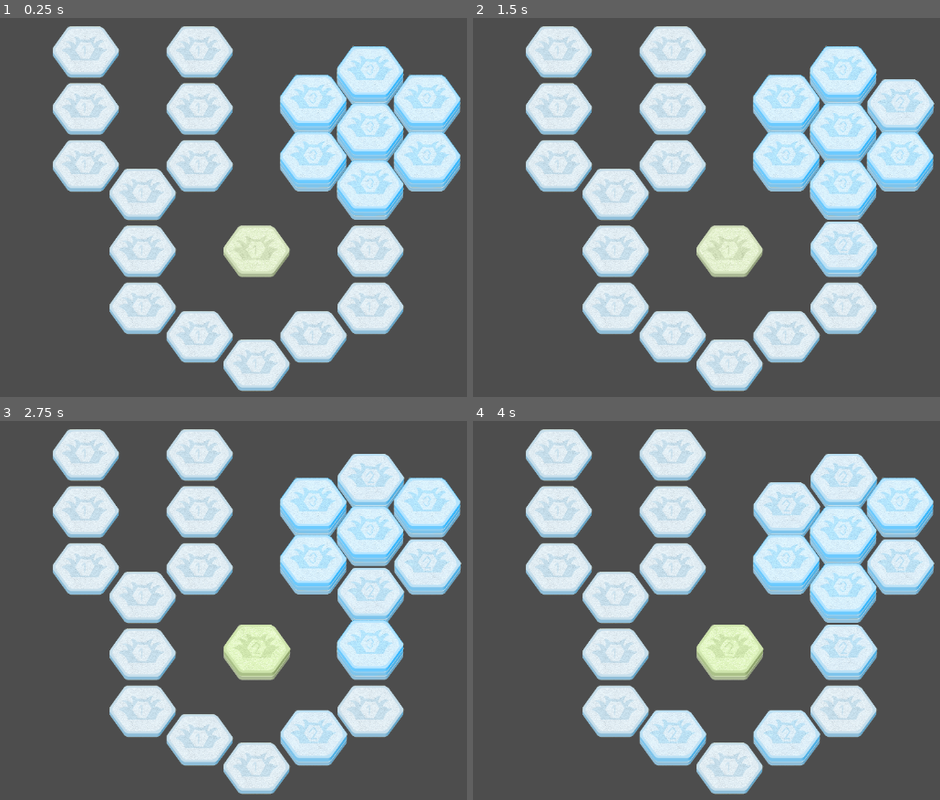
Above: before the commit, frames 1-4 (two rows, left to right).
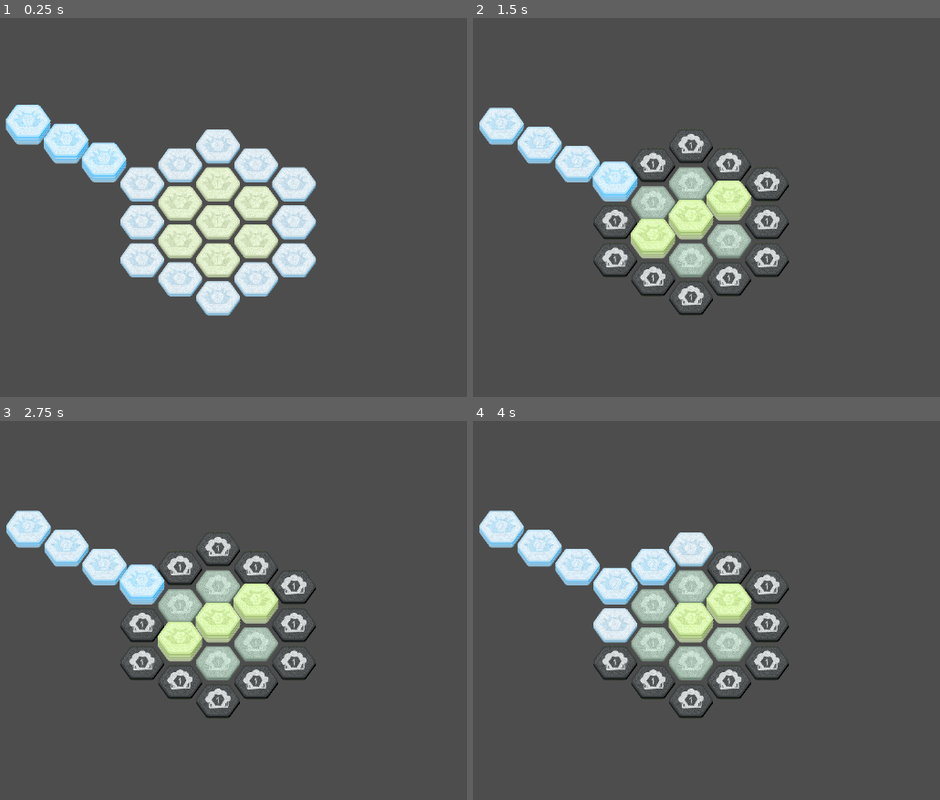
Above: after the commit, the same moments.

Repository: verityley/TheLastBeeastion
Game: Godot game, scene res://Scenes/Stages/World/world_map.tscn
Two runs of this game, one before a commit and one after it. Both use one fixed random seed, a clock stepped at 60 frames per second and the inputs below. The project has no main scene, so this scene is started directly.
Inputs (mouse positions are in pixels of both pictures, inside the frame that each line leads up to):
- Up to frame 1 (0.25 s): no input
- Up to frame 2 (1.5 s): tap Enter at 0.5 s; move the mouse to (851, 203) at 0.52 s; tap Space (ProgressTurn) at 0.6 s; move the mouse to (547, 245) at 1.27 s; click (547, 245) at 1.35 s
- Up to frame 3 (2.75 s): tap Space (ProgressTurn) at 1.55, 2, 2.1 s; move the mouse to (289, 534) at 2.02 s
- Up to frame 4 (4 s): tap Enter at 2.75 s; move the mouse to (655, 709) at 2.77 s; tap Space (ProgressTurn) at 2.85, 3.8 s; move the mouse to (911, 686) at 3.52 s; press the mouse at (911, 686) at 3.53 s

The runs differ from the first frame. In frame 1, 42% of the frame differs, in the area x 1-99%, y 2-99%; in frame 2, 41%; in frame 3, 41%; in frame 4, 41%.

Commit message:
Water Sim Part 2

Diff:
--- a/Scenes/Stages/World/world_map.tscn
+++ b/Scenes/Stages/World/world_map.tscn
@@ -118,11 +118,12 @@
 tile_set = SubResource("TileSet_20swi")
 format = 2
 layer_0/y_sort_enabled = true
-layer_0/tile_data = PackedInt32Array(0, 0, 0, 65538, 0, 4, -65534, 131072, 4, 2, 0, 4, 65537, 0, 4, 131072, 0, 4, 131071, 0, 4, 131070, 0, 4, 65534, 0, 4, -2, 0, 4, -65537, 0, 4, -65539, 0, 4, -131075, 0, 4, -131073, 0, 4, -196609, 0, 4, -196611, 0, 4, -131070, 131072, 4, -131069, 131072, 4, -131071, 131072, 4, -196607, 131072, 4, -196606, 131072, 4, -196605, 131072, 4)
+layer_0/tile_data = PackedInt32Array(0, 0, 0, -1, 0, 0, -65536, 0, 0, -65535, 0, 0, 1, 0, 0, 65536, 0, 0, 65535, 0, 0, -2, 0, 4, -65537, 0, 4, -131072, 0, 4, -131071, 0, 4, -65534, 0, 4, 2, 0, 4, 65538, 0, 4, 65537, 0, 4, 131072, 0, 4, 131071, 0, 4, 131070, 0, 4, 65534, 0, 4, -65539, 131072, 4, -65540, 131072, 4, -131077, 131072, 4)
 script = ExtResource("2_jc8hh")
 
 [node name="Camera2D" type="Camera2D" parent="."]
-zoom = Vector2(0.3, 0.3)
+position = Vector2(203, 155)
+zoom = Vector2(0.2, 0.2)
 
 [node name="Timer" type="Timer" parent="."]
 wait_time = 0.2
--- a/Scripts/Board/AshRules.gd
+++ b/Scripts/Board/AshRules.gd
@@ -10,7 +10,10 @@
 		if !map.hexDatabase.has(tile):
 			continue
 		if TileTrig(map, tile, HexTypes.type["Water"]): #Brush spreads to fertile
-			map.ChangeTile(coords, HexTypes.type["Brush"])
+			if MinMaxTrig(map, coords, false):
+				map.ChangeTile(coords, HexTypes.type["Brush"], 1)
+			else:
+				map.ChangeStack(coords, -1)
 			break
 
 	if TimeTrig(map, coords):
--- a/Scripts/Board/BrushRules.gd
+++ b/Scripts/Board/BrushRules.gd
@@ -3,30 +3,64 @@
 
 func UpdateHex(map:WorldMap, coords:Vector2i):
 	var neighbors = map.GetAllAdjacent(coords)
-	#self.counterStart = map.hexDatabase[coords].stackCount+1
+	var waterNeighbors:Array
+	var brushNeighbors:Array
 
-	#print(coords, "'s Brush Counter is at: ", map.hexDatabase[coords].counter)
 	for tile in neighbors: #Try to spread to nearby fertile land every turn.
 		if !map.hexDatabase.has(tile):
 			continue
+		elif TileTrig(map, tile, HexTypes.type["Water"]): #Add nearby water to list
+			waterNeighbors.append(tile)
+			continue
+		elif TileTrig(map, tile, HexTypes.type["Brush"]):  #Add nearby brush to list
+			if map.hexDatabase[coords].stackCount > map.hexDatabase[tile].stackCount+1:
+				map.ChangeStack(tile, 1) #Free water-less growth if 3:1
+				map.updateOrder.erase(tile)
+				continue
+			elif !MinMaxTrig(map, tile, true):
+				brushNeighbors.append(tile)
+				continue
 		if TagTrig(map, tile, "Fertile"): #Brush spreads to fertile
 			if CompareTrig(map, coords, tile, false): #Only if stack is lower
 				#print("Found Fertile Land!")
 				map.ChangeTile(tile, HexTypes.type["Brush"])
 				map.updateOrder.erase(tile)
 
-	if TimeTrig(map, coords):
+	if waterNeighbors.size() <= 0: #If I couldn't get water, I'll do nothing.
+		return
+	var waterTile = waterNeighbors[RandomNumberGenerator.new().randi_range(0, waterNeighbors.size()-1)]
+	if MinMaxTrig(map, waterTile, false):
+		map.ChangeTile(waterTile, HexTypes.type["Stone"])
+		map.updateOrder.erase(waterTile)
+	else:
+		map.ChangeStack(waterTile, -1)
+		map.updateOrder.erase(waterTile)
+
+	if brushNeighbors.size() <= 0: #If I got water and can't spread, I should grow!
 		if MinMaxTrig(map, coords, true):
-			for tile in neighbors:
-				if !map.hexDatabase.has(tile):
-					continue
-				if TileTrig(map, tile, HexTypes.type["Water"]):
-					map.ChangeTile(coords, HexTypes.type["Forest"], 1)
-					map.ChangeTile(tile, HexTypes.type["Stone"], 1)
-					map.updateOrder.erase(tile)
+			map.ChangeTile(coords, HexTypes.type["Forest"], 1)
 		else:
 			map.ChangeStack(coords, 1)
-			#print("Stacks are at: ", map.hexDatabase[coords].stackCount)
-			map.hexDatabase[coords].counter = self.counterStart
-	else:
-		map.hexDatabase[coords].counter = clampi(map.hexDatabase[coords].counter - 1, 0, self.counterStart)
+		return
+	var landTile = brushNeighbors[RandomNumberGenerator.new().randi_range(0, brushNeighbors.size()-1)]
+	#If I got water and CAN spread, I'll grow someone else smaller than me.
+	map.ChangeStack(landTile, 1)
+	map.updateOrder.erase(landTile)
+
+
+	#if TimeTrig(map, coords):
+		#if MinMaxTrig(map, coords, true):
+			#for tile in neighbors:
+				#if !map.hexDatabase.has(tile):
+					#continue
+				#if TileTrig(map, tile, HexTypes.type["Water"]):
+					#map.ChangeTile(coords, HexTypes.type["Forest"], 1)
+					#map.ChangeTile(tile, HexTypes.type["Stone"], 1)
+					#map.updateOrder.erase(tile)
+					#break
+		#else:
+			#map.ChangeStack(coords, 1)
+			##print("Stacks are at: ", map.hexDatabase[coords].stackCount)
+			#map.hexDatabase[coords].counter = self.counterStart
+	#else:
+		#map.hexDatabase[coords].counter = clampi(map.hexDatabase[coords].counter - 1, 0, self.counterStart)
--- a/Scripts/Board/ForestRules.gd
+++ b/Scripts/Board/ForestRules.gd
@@ -3,24 +3,85 @@
 
 func UpdateHex(map:WorldMap, coords:Vector2i):
 	var neighbors = map.GetAllAdjacent(coords)
-	#print(coords, "'s Forest Counter is at: ", map.hexDatabase[coords].counter)
-	if TimeTrig(map, coords): #If this hex's counter has reached zero, check neighbors for open tiles
-		var RNG = RandomNumberGenerator.new().randi_range(0, neighbors.size()-1)
-		var RNGtile = neighbors[RNG]
-		if map.hexDatabase.has(RNGtile):
-			#prints(RNGtile, map.hexDatabase[RNGtile].tileType.name)
-			if TileTrig(map, RNGtile, HexTypes.type["Stone"]) and TagTrig(map, RNGtile, "Open"):
-				if CompareTrig(map, coords, RNGtile, false): #Only spread if stack is lower
-					print("Found Open Stone! Growing Grasslands")
-					map.ChangeTile(RNGtile, HexTypes.type["Brush"])
-					map.updateOrder.erase(RNGtile)
-			elif TagTrig(map, RNGtile, "Open"): #If open tile found, change tile to forest stack 1
-				if CompareTrig(map, coords, RNGtile, false): #Only spread if stack is lower
-					print("Found Open Land! Growing Saplings")
-					map.ChangeTile(RNGtile, HexTypes.type["Forest"])
-					map.updateOrder.erase(RNGtile)
-			elif TileTrig(map, RNGtile, HexTypes.type["Forest"]):
-				map.ChangeStack(RNGtile, 1)
-			map.hexDatabase[coords].counter = self.counterStart
+	var waterNeighbors:Array
+	var forestNeighbors:Array
+
+	if !TimeTrig(map, coords):
+		map.hexDatabase[coords].counter = clampi(map.hexDatabase[coords].counter - 1, 0, self.counterStart)
+		return
+
+	for tile in neighbors: #Try to spread to nearby fertile land every turn.
+		if !map.hexDatabase.has(tile):
+			continue
+		elif TileTrig(map, tile, HexTypes.type["Water"]): #Add nearby water to list
+			waterNeighbors.append(tile)
+			continue
+		elif TileTrig(map, tile, HexTypes.type["Forest"]):  #Add nearby brush to list
+			if map.hexDatabase[coords].stackCount > map.hexDatabase[tile].stackCount+1:
+				map.ChangeStack(tile, 1) #Free water-less growth if 3:1
+				map.updateOrder.erase(tile)
+				map.hexDatabase[coords].counter = self.counterStart
+				continue
+			if !MinMaxTrig(map, tile, true):
+				forestNeighbors.append(tile)
+				continue
+		elif TagTrig(map, tile, "Open"):  #Forest Spreads to smaller Stone
+			if map.hexDatabase[coords].stackCount > map.hexDatabase[tile].stackCount+1:
+				map.ChangeTile(tile, HexTypes.type["Forest"])
+				map.updateOrder.erase(tile)
+				map.hexDatabase[coords].counter = self.counterStart
+
+	if waterNeighbors.size() <= 0: #If I couldn't get water, I'll do nothing.
+		return
+	if forestNeighbors.size() <= 0 and MinMaxTrig(map, coords, true):
+		return
+	var waterTile = waterNeighbors[RandomNumberGenerator.new().randi_range(0, waterNeighbors.size()-1)]
+	if MinMaxTrig(map, waterTile, false):
+		map.ChangeTile(waterTile, HexTypes.type["Stone"])
+		map.updateOrder.erase(waterTile)
 	else:
-		map.hexDatabase[coords].counter = clampi(map.hexDatabase[coords].counter - 1, 0, self.counterStart)
+		map.ChangeStack(waterTile, -1)
+		map.updateOrder.erase(waterTile)
+
+	if !MinMaxTrig(map, coords, true): #If I got water, I should grow!
+		map.ChangeStack(coords, 1)
+		return
+	else: #If I got water and CAN spread, I'll grow someone else smaller than me.
+		var landTile = forestNeighbors[RandomNumberGenerator.new().randi_range(0, forestNeighbors.size()-1)]
+		map.ChangeStack(landTile, 1)
+		map.updateOrder.erase(landTile)
+
+#
+#func UpdateHex(map:WorldMap, coords:Vector2i):
+	#var neighbors = map.GetAllAdjacent(coords)
+	##print(coords, "'s Forest Counter is at: ", map.hexDatabase[coords].counter)
+	#if TimeTrig(map, coords): #If this hex's counter has reached zero, check neighbors for open tiles
+		#var RNG = RandomNumberGenerator.new().randi_range(0, neighbors.size()-1)
+		#var RNGtile = neighbors[RNG]
+		#if map.hexDatabase.has(RNGtile):
+			##prints(RNGtile, map.hexDatabase[RNGtile].tileType.name)
+			#if TileTrig(map, RNGtile, HexTypes.type["Stone"]) and TagTrig(map, RNGtile, "Open"):
+				#if CompareTrig(map, coords, RNGtile, false): #Only spread if stack is lower
+					#print("Found Open Stone! Growing Grasslands")
+					#map.ChangeTile(RNGtile, HexTypes.type["Brush"])
+					#map.updateOrder.erase(RNGtile)
+			#elif TagTrig(map, RNGtile, "Open"): #If open tile found, change tile to forest stack 1
+				#if CompareTrig(map, coords, RNGtile, false): #Only spread if stack is lower
+					#print("Found Open Land! Growing Saplings")
+					#map.ChangeTile(RNGtile, HexTypes.type["Forest"])
+					#map.updateOrder.erase(RNGtile)
+			#elif TileTrig(map, RNGtile, HexTypes.type["Forest"]):
+				#if CompareTrig(map, coords, RNGtile, false):
+					#map.ChangeStack(RNGtile, 1)
+			#elif TileTrig(map, RNGtile, HexTypes.type["Water"]):
+				#if MinMaxTrig(map, RNGtile, false):
+					#print("Found Shallow Water! Draining to Stone.")
+					#map.ChangeTile(RNGtile, HexTypes.type["Stone"])
+					#map.updateOrder.erase(RNGtile)
+				#else:
+					#map.ChangeStack(RNGtile, -1)
+					#map.ChangeStack(coords, 1)
+					#map.updateOrder.erase(RNGtile)
+			#map.hexDatabase[coords].counter = self.counterStart
+	#else:
+		#map.hexDatabase[coords].counter = clampi(map.hexDatabase[coords].counter - 1, 0, self.counterStart)
--- a/Scripts/Board/TileRuleset.gd
+++ b/Scripts/Board/TileRuleset.gd
@@ -110,7 +110,7 @@
 	var targetTile:Hex = map.hexDatabase[coords]
 	var trigger:bool
 	if minMax == false:
-		if targetTile.stackCount < 1:
+		if targetTile.stackCount <= 1:
 			trigger = true
 	else:
 		if targetTile.stackCount >= targetTile.tileType.stackMax:
--- a/Scripts/Board/WaterRules.gd
+++ b/Scripts/Board/WaterRules.gd
@@ -5,30 +5,30 @@
 	var neighbors = map.GetAllAdjacent(coords)
 
 	while neighbors.size() > 0:
-		prints(coords, neighbors)
+		#prints(coords, neighbors)
 		var RNG = RandomNumberGenerator.new().randi_range(0, neighbors.size()-1)
-		var currentTile = neighbors.pop_at(RNG)
-		print("Flow: ", map.hexDatabase[currentTile].flowTile)
-		if !TileTrig(map, currentTile, HexTypes.type["Water"]) and !TagTrig(map, currentTile, "Damp"):
-			print("Removing non-water, non-damp tile at ", currentTile)
+		var RNGtile = neighbors.pop_at(RNG)
+		#print("Flow: ", map.hexDatabase[currentTile].flowTile)
+		if !TileTrig(map, RNGtile, HexTypes.type["Water"]) and !TileTrig(map, RNGtile, HexTypes.type["Stone"]):
+		#!TagTrig(map, currentTile, "Damp"):
+			#print("Removing non-water, non-damp tile at ", currentTile)
 			continue
-		if !CompareTrig(map, coords, currentTile, false):
-			print("Removing equal or higher tiles at ", currentTile)
+		if !CompareTrig(map, coords, RNGtile, false):
+			#print("Removing equal or higher tiles at ", currentTile)
 			continue
 		if map.hexDatabase[coords].flowTile != null:
-			if map.hexDatabase[coords].flowTile == currentTile:
-				print("Removing Flow Tile")
+			if map.hexDatabase[coords].flowTile == RNGtile:
+				#print("Removing Flow Tile")
 				continue
-
-		print("After: ", neighbors)
-		print(currentTile)
-		map.ChangeStack(coords, -1)
-		map.ChangeStack(currentTile, 1)
-		map.hexDatabase[currentTile].flowTile = coords
-
-		map.updateOrder.erase(currentTile)
+		if TileTrig(map, RNGtile, HexTypes.type["Water"]):
+			map.ChangeStack(coords, -1)
+			map.ChangeStack(RNGtile, 1)
+			map.hexDatabase[RNGtile].flowTile = coords
+		else:
+			map.ChangeTile(RNGtile, HexTypes.type["Water"])
+		map.updateOrder.erase(RNGtile)
 		return
-	print("Loop Broke, no tile to flow to.")
+	#print("Loop Broke, no tile to flow to.")
 	#var neighbors = map.GetAllAdjacent(coords)
 	#var filteredNeighbors:Array = neighbors.duplicate()
 	#if map.hexDatabase[coords].flowTile == Vector2i(0,0) and map.hexDatabase[coords].stackCount == 1:
--- a/Scripts/Debug/debugMap.gd
+++ b/Scripts/Debug/debugMap.gd
@@ -38,13 +38,13 @@
 				##prints(tile, hexDatabase[tile].tileType.name)
 
 	if Input.is_action_just_pressed("ProgressTurn"):
-		#if $Timer.is_stopped():
-			#$Timer.start()
-			#print("Timer Started")
-		#else:
-			#$Timer.stop()
+		if $Timer.is_stopped():
+			$Timer.start()
+			print("Timer Started")
+		else:
+			$Timer.stop()
 
-		WorldTurn()
+		#WorldTurn()
 
 
 func _on_timer_timeout():
